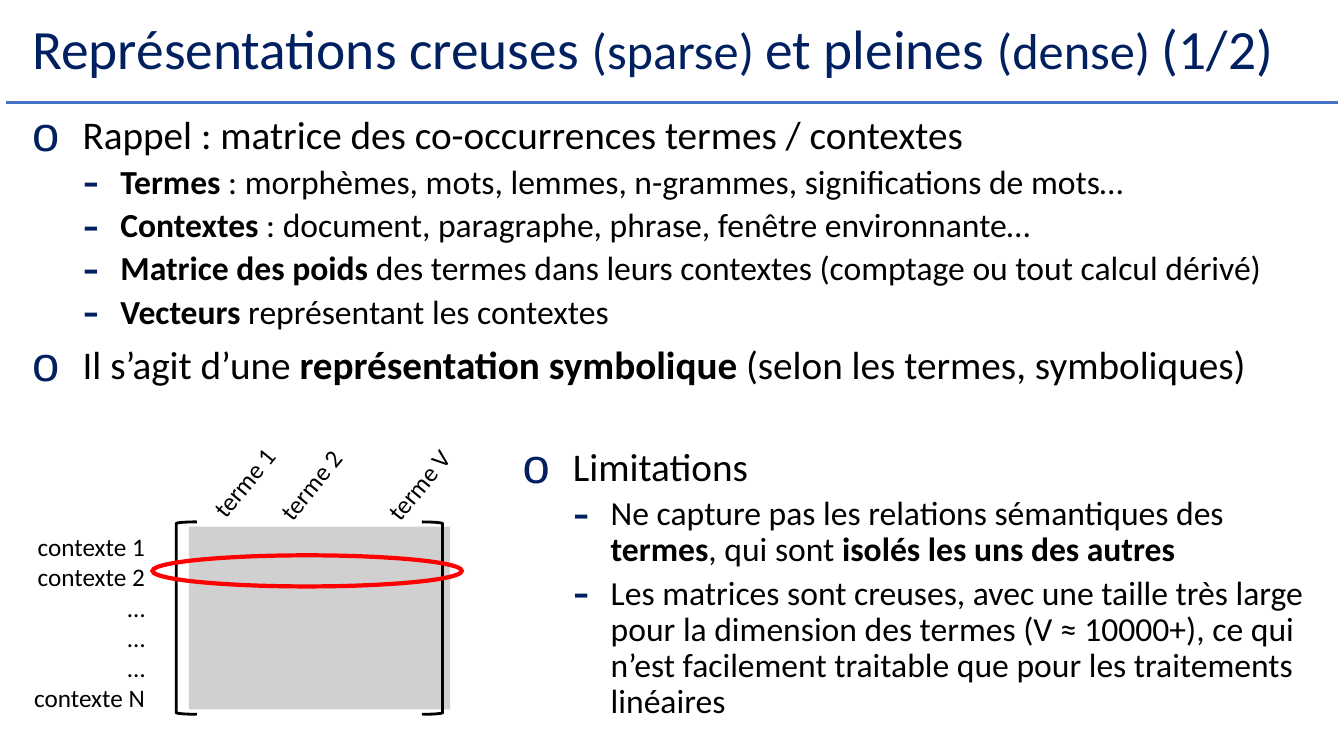
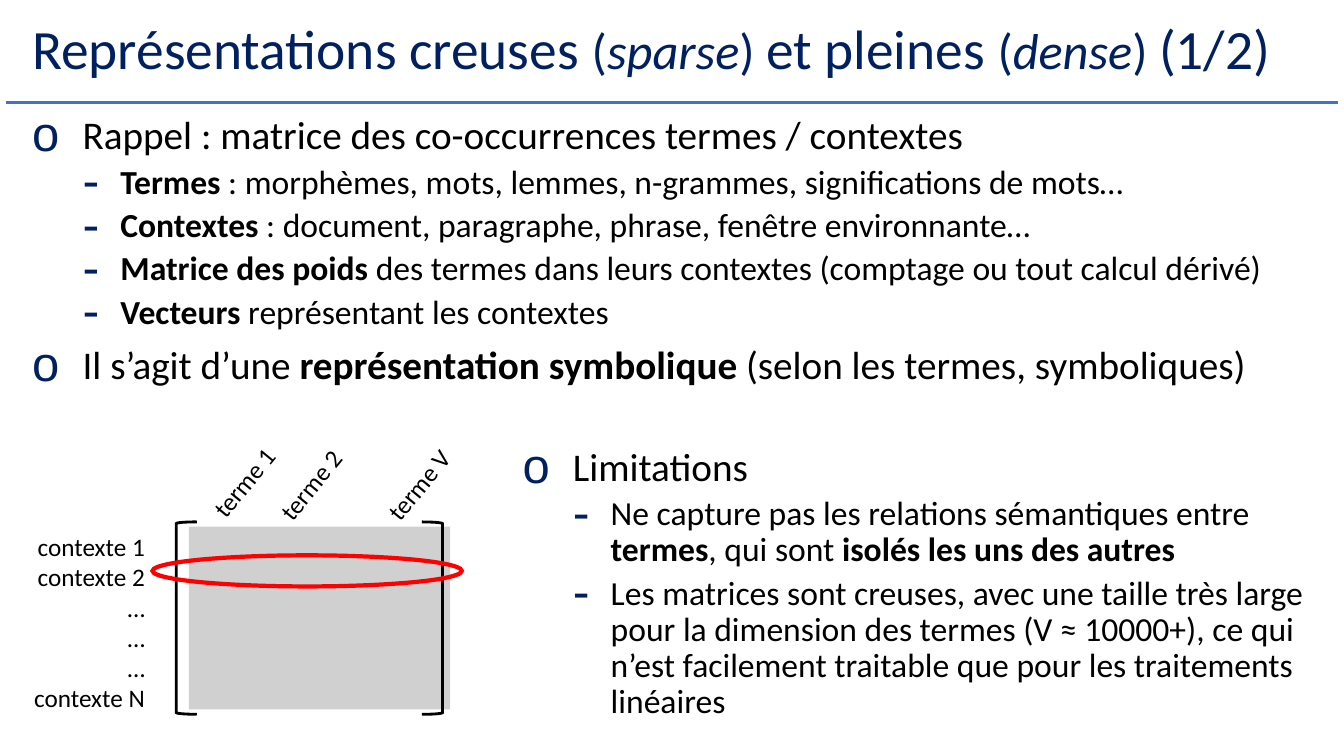
Before and after one commit to Herve-Guerin/cours-NLP-Gustave-Eiffel, a slide deck: slide 64 of Slides/NLP et Analyse Textuelle V2 - 2.pptx (slide 65 before the commit). Drawn at 1344x756 pixels with LibreOffice and Linux fonts; fonts in the diff are those of the drawing; grey boxes stand for pictures. Boxes give left, top, right and bottom in pixels: in the first picture for what was removed or moved away, otherwise in the second. Text is boxed around its words. In the diff, an @@ line names an element or a change of style, - is before the commit and + after.

```diff
--- a/Slides/NLP et Analyse Textuelle V2 - 2.pptx
+++ b/Slides/NLP et Analyse Textuelle V2 - 2.pptx
@@ title "Représentations creuses (sparse) et pleines ..." at (x1=32, y1=28, x2=1270, y2=78): italic on in "(sparse) (dense)" @@
@@ text at (x1=611, y1=501, x2=1249, y2=567): text changed @@
-  – Ne capture pas les relations sémantiques des termes, qui sont isolés les uns des autres
+  – Ne capture pas les relations sémantiques entre termes, qui sont isolés les uns des autres
```
Also in this commit, not shown: 21 other slides changed, 5 slides added.
